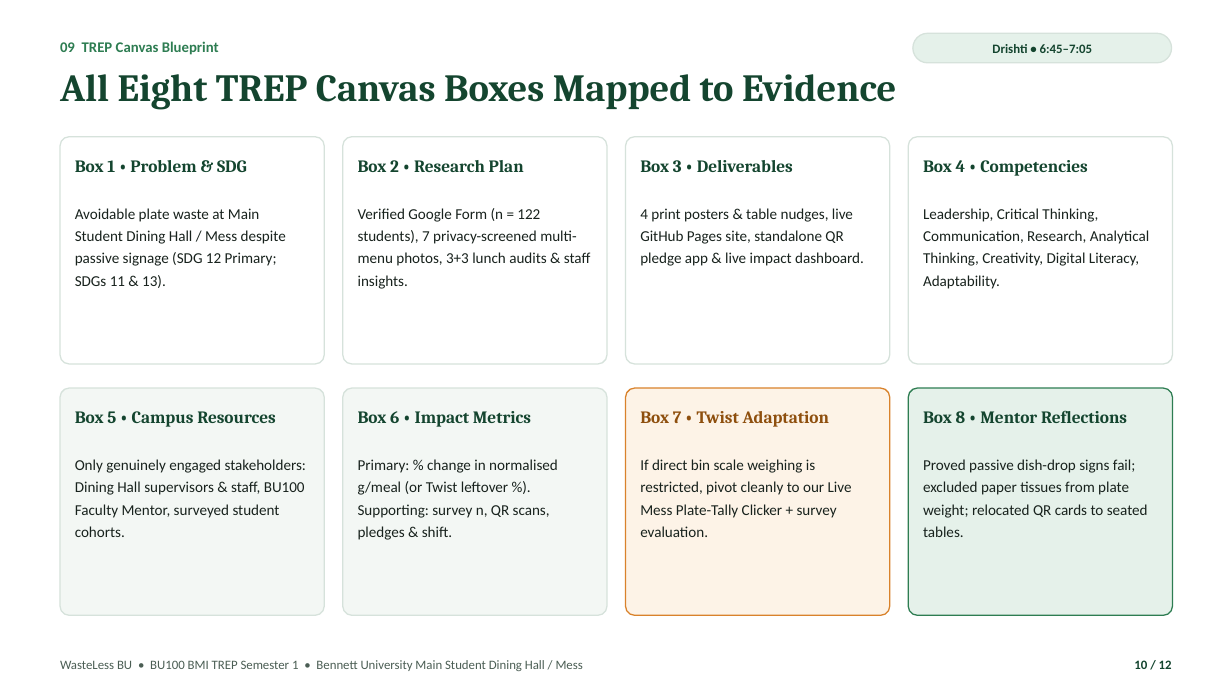
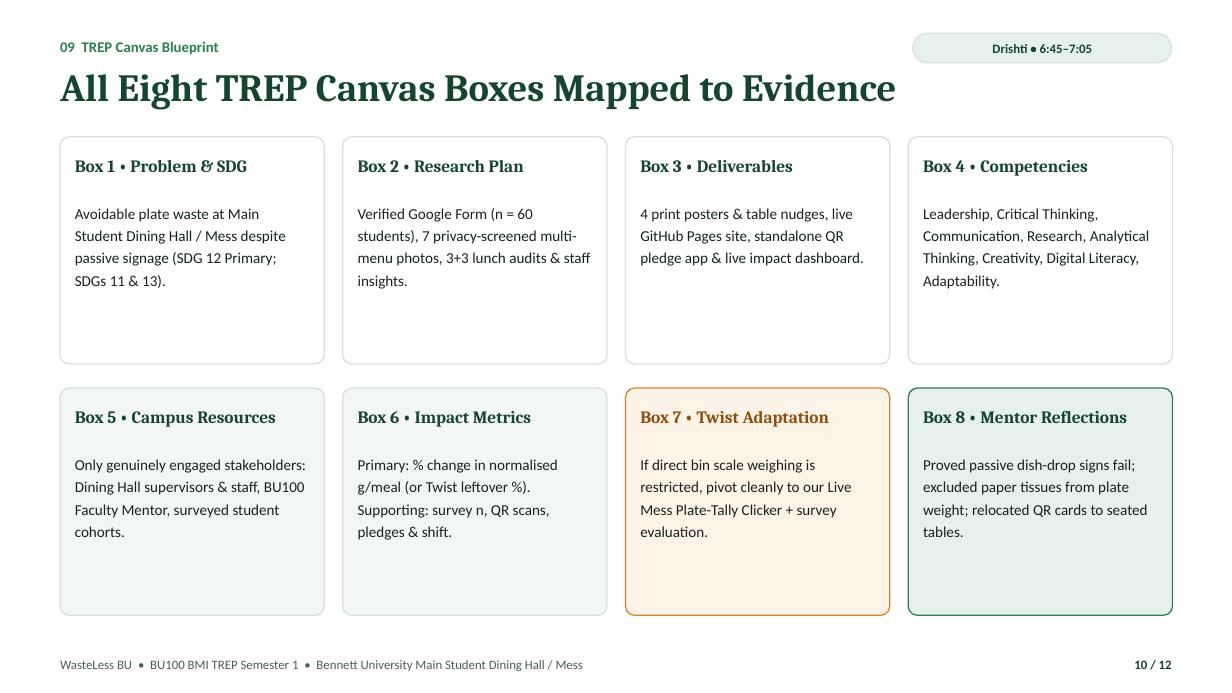
Before and after one commit to PRIYANSHVERMA-droid/wasteless-bu, a slide deck: slide 10 of WasteLess_BU_Pitch_Deck.pptx. Drawn at 1232x693 pixels with LibreOffice and Linux fonts; fonts in the diff are those of the drawing. Boxes give left, top, right and bottom in pixels: in the first picture for what was removed or moved away, otherwise in the second. Text is boxed around its words. In the diff, an @@ line names an element or a change of style, - is before the commit and + after.

Commit message:
Replace survey dataset with verified n=60 Google Forms CSV across website, posters, DOCX dossier, and PPTX pitch deck

```diff
--- a/WasteLess_BU_Pitch_Deck.pptx
+++ b/WasteLess_BU_Pitch_Deck.pptx
@@ text at [358, 208, 591, 289]: text changed @@
-Verified Google Form (n = 122 students), 7 privacy-screened multi-menu photos, 3+3 lunch audits & staff insights.
+Verified Google Form (n = 60 students), 7 privacy-screened multi-menu photos, 3+3 lunch audits & staff insights.
```
Also in this commit, not shown: 6 other slides changed, 9 other files.
